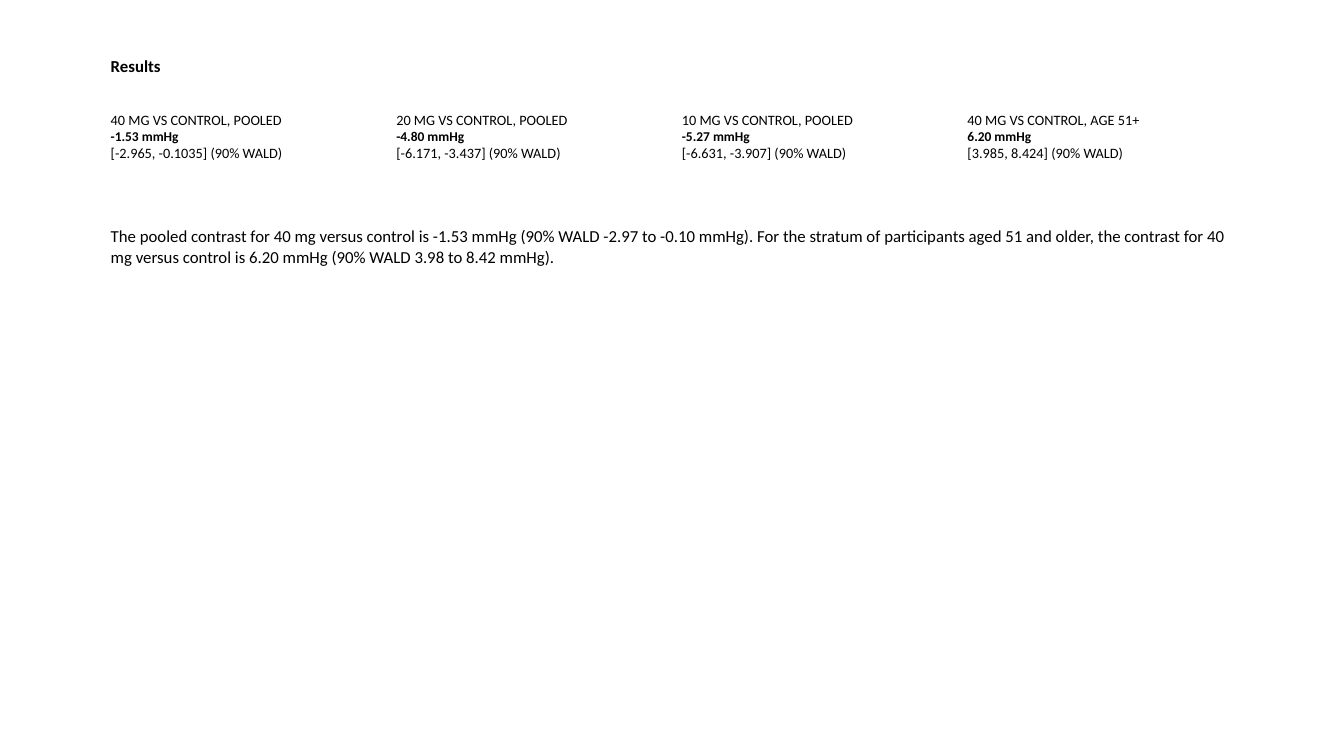
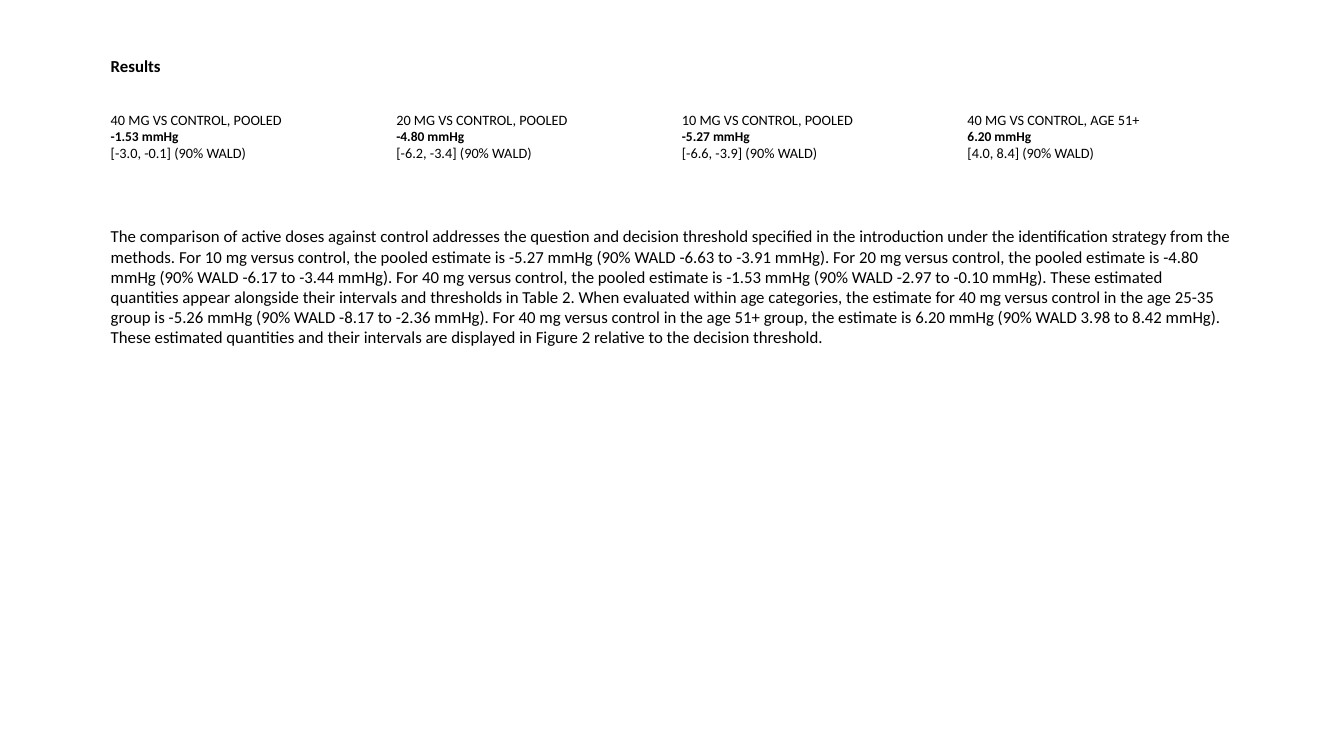
Before and after one commit to redam94/axiom, a slide deck: slide 8 of packages/axiom-dossier/examples/out/hyper3-apa.pptx (slide 6 before the commit). Drawn at 1344x756 pixels with LibreOffice and Linux fonts; fonts in the diff are those of the drawing. Boxes give left, top, right and bottom in pixels: in the first picture for what was removed or moved away, otherwise in the second. Text is boxed around its words. In the diff, an @@ line names an element or a change of style, - is before the commit and + after.

```diff
--- a/packages/axiom-dossier/examples/out/hyper3-apa.pptx
+++ b/packages/axiom-dossier/examples/out/hyper3-apa.pptx
@@ text at box(111, 147, 246, 160): text changed @@
-[-2.965, -0.1035] (90% WALD)
+[-3.0, -0.1] (90% WALD)
@@ text at box(396, 147, 531, 160): text changed @@
-[-6.171, -3.437] (90% WALD)
+[-6.2, -3.4] (90% WALD)
@@ text at box(682, 147, 817, 160): text changed @@
-[-6.631, -3.907] (90% WALD)
+[-6.6, -3.9] (90% WALD)
@@ text at box(967, 147, 1094, 160): text changed @@
-[3.985, 8.424] (90% WALD)
+[4.0, 8.4] (90% WALD)
@@ text at box(111, 230, 1230, 346): text changed @@
-The pooled contrast for 40 mg versus control is -1.53 mmHg (90% WALD -2.97 to -0.10 mmHg). For the stratum of participants aged 51 and older, the contrast for 40 mg versus control is 6.20 mmHg (90% WALD 3.98 to 8.42 mmHg).
+The comparison of active doses against control addresses the question and decision threshold specified in the introduction under the identification strategy from the methods. For 10 mg versus control, the pooled estimate is -5.27 mmHg (90% WALD -6.63 to -3.91 mmHg). For 20 mg versus control, the pooled estimate is -4.80 mmHg (90% WALD -6.17 to -3.44 mmHg). For 40 mg versus control, the pooled estimate is -1.53 mmHg (90% WALD -2.97 to -0.10 mmHg). These estimated quantities appear alongside their intervals and thresholds in Table 2. When evaluated within age categories, the estimate for 40 mg versus control in the age 25-35 group is -5.26 mmHg (90% WALD -8.17 to -2.36 mmHg). For 40 mg versus control in the age 51+ group, the estimate is 6.20 mmHg (90% WALD 3.98 to 8.42 mmHg). These estimated quantities and their intervals are displayed in Figure 2 relative to the decision threshold.
```
Also in this commit, not shown: 11 other slides changed, 4 slides added, 1 slide removed, 43 other files.
